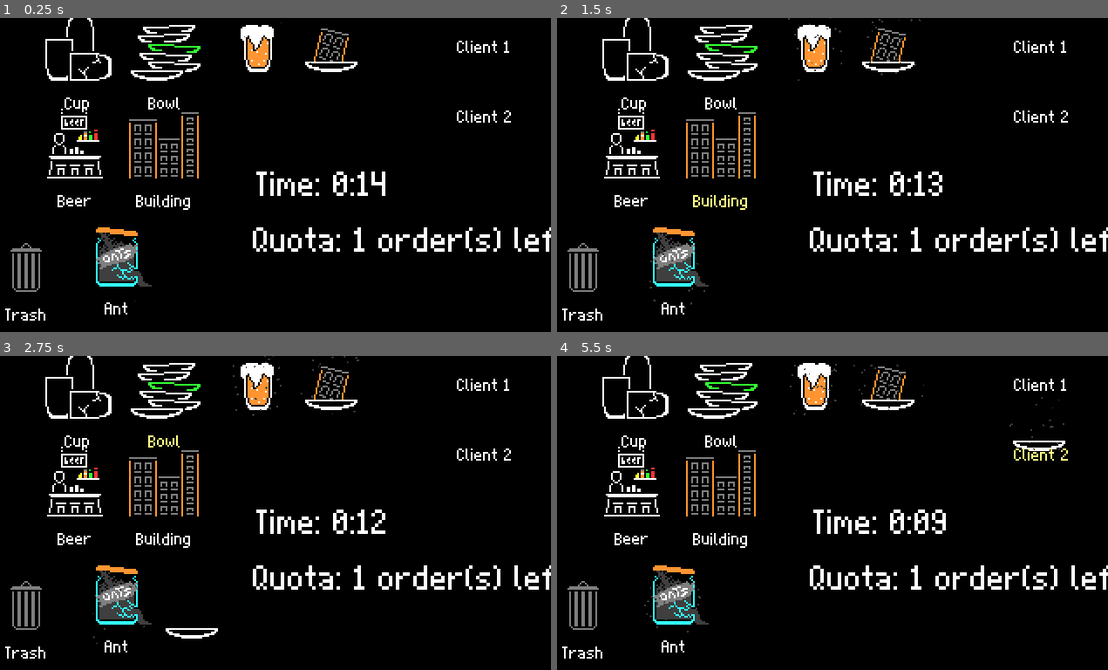
Above: before the commit, frames 1-4 (two rows, left to right).
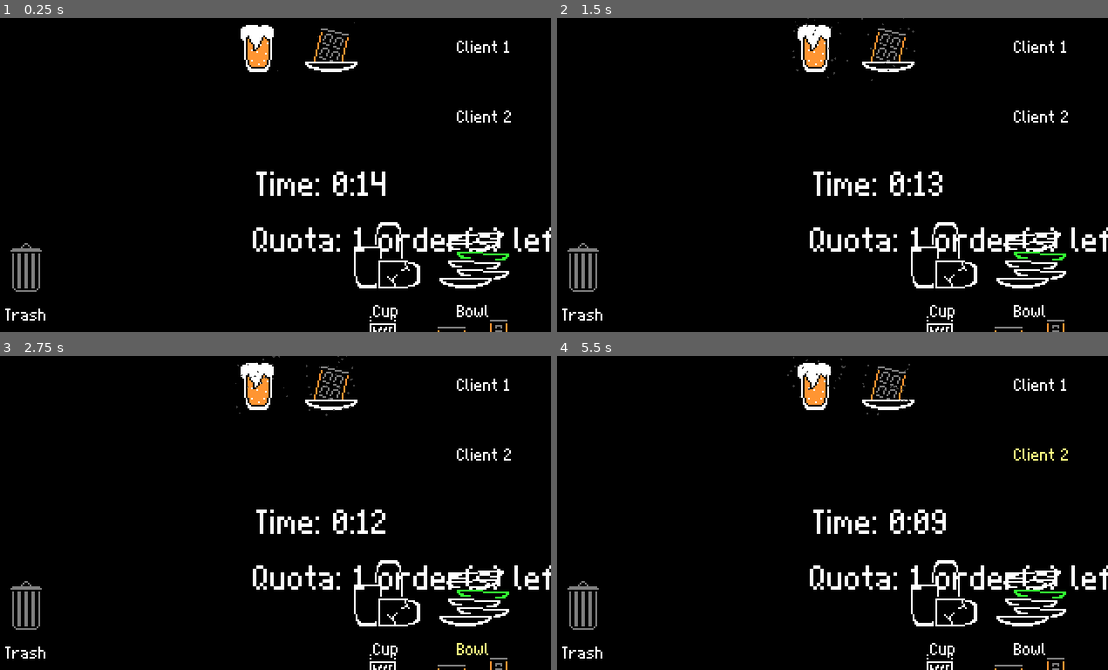
Above: after the commit, the same moments.

Repository: Banalian/BitBiscuit-GMTK2024
Game: Godot game, scene res://Scenes/Gyms/bana_gym.tscn
The game is run twice, just before and just after one commit, with the same random seed, the same clock (stepped at 60 frames per second) and the same inputs. This scene is started directly instead of the project's main scene.
Inputs (mouse positions are in pixels of both pictures, inside the frame that each line leads up to):
- Up to frame 1 (0.25 s): no input
- Up to frame 2 (1.5 s): click (628, 165) at 0.5 s, where only the run before the commit has a clickable "Beer"; click (716, 165) at 1.25 s, where only the run before the commit has a clickable "Building"
- Up to frame 3 (2.75 s): click "Bowl" at 2 s
- Up to frame 4 (5.5 s): click "Cup" at 2.75 s; click (672, 613) at 3.5 s, where only the run before the commit has a clickable "Ant"; click "Client 1" at 4.25 s; click "Client 2" at 5 s

The runs differ from the first frame. In frame 1, 5.1% of the frame differs, in the area x 8-93%, y 0-100%; in frame 2, 5.3%; in frame 3, 5.4%; in frame 4, 5.5%.

Commit message:
fix(ingredient): change buttons back to plain button
since particles are not needed anymore, revert to having them be plain buttons

Diff:
--- a/Scenes/abstract_ingredient.tscn
+++ b/Scenes/abstract_ingredient.tscn
@@ -3,11 +3,7 @@
 [ext_resource type="Texture2D" uid="uid://clusqb2osq0vk" path="res://Assets/Textures/UI/ItemPlaceholder.png" id="1_7heh8"]
 [ext_resource type="Script" path="res://Scripts/ingredient_button.gd" id="1_oeb5v"]
 
-[node name="Node" type="Node2D" node_paths=PackedStringArray("button")]
-script = ExtResource("1_oeb5v")
-button = NodePath("Button")
-
-[node name="Button" type="Button" parent="."]
+[node name="Button" type="Button"]
 anchors_preset = 8
 anchor_left = 0.5
 anchor_top = 0.5
@@ -23,5 +19,4 @@
 icon = ExtResource("1_7heh8")
 icon_alignment = 1
 vertical_icon_alignment = 0
-
-[connection signal="gui_input" from="Button" to="." method="_on_Button_gui_input"]
+script = ExtResource("1_oeb5v")
--- a/Scripts/ingredient_button.gd
+++ b/Scripts/ingredient_button.gd
@@ -1,18 +1,14 @@
 class_name IngredientButton
-extends Node
+extends Button
 
 signal added_ingredient (ingredient: Ingredient)
 signal removed_ingredient (ingredient: Ingredient)
 
 @export var ingredient_res: Ingredient
-@export var button: Button
 
 func _ready() -> void:
-	button.text = ingredient_res.ingredient_name
-	button.icon = ingredient_res.ingredient_station
-	if ingredient_res.ingredient_scene:
-		var scene = ingredient_res.ingredient_scene.instantiate() as Node2D
-		add_child(scene)
+	text = ingredient_res.ingredient_name
+	icon = ingredient_res.ingredient_station
 
 
 # Called every frame. 'delta' is the elapsed time since the previous frame.
@@ -38,4 +34,4 @@
 
 
 func toggle_ingredient_button_state():
-	button.disabled = not button.disabled
+	disabled = not disabled
